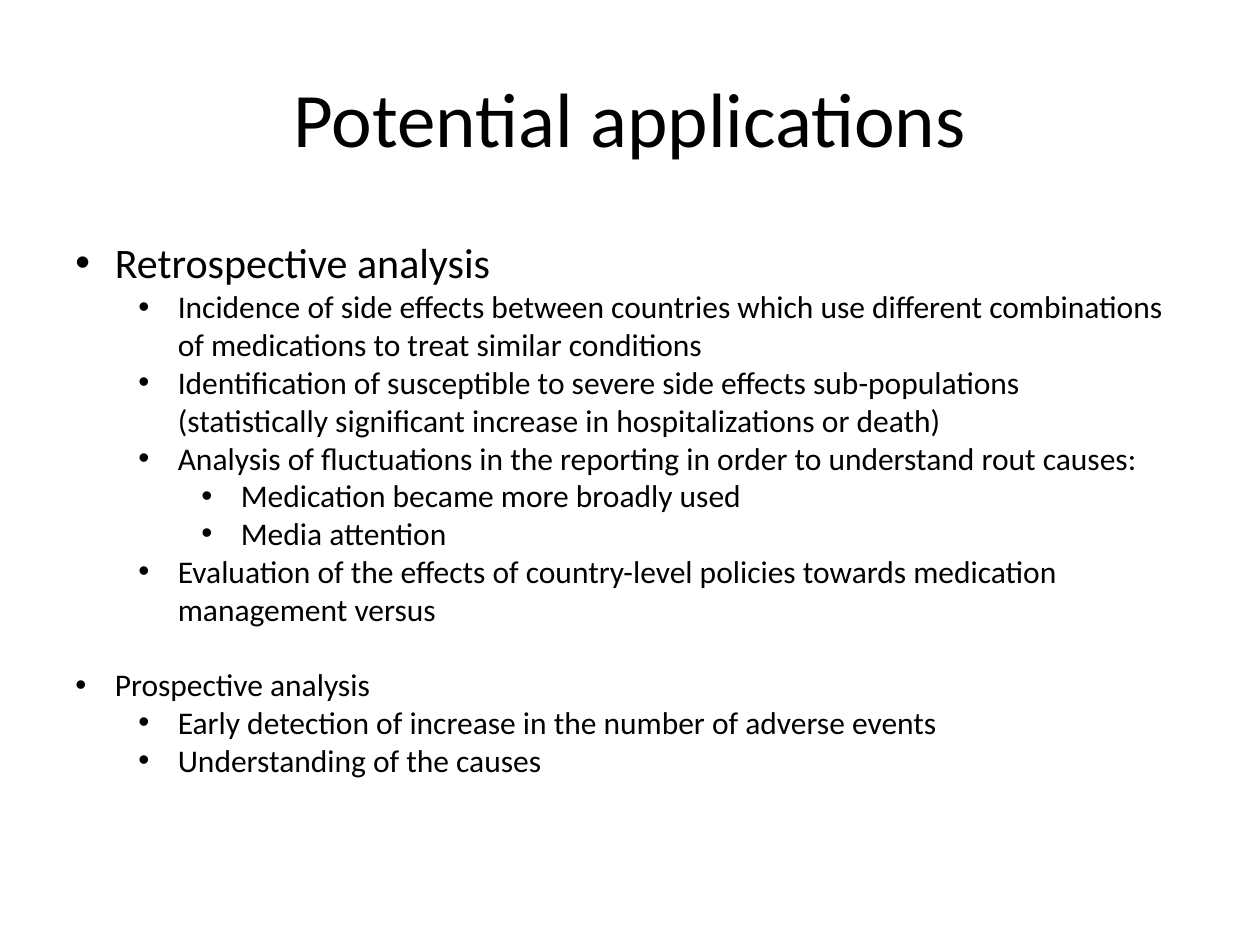
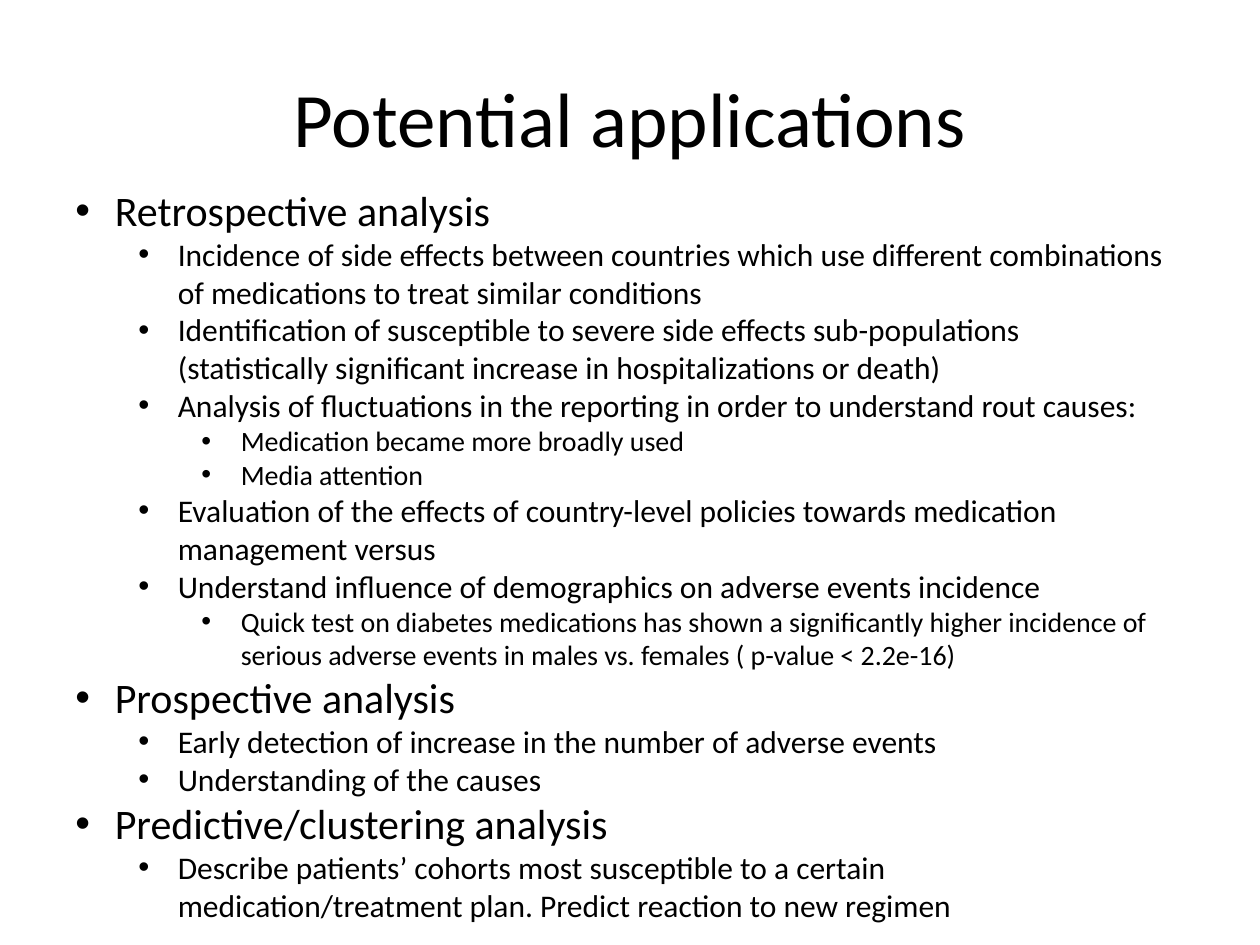
Before and after one commit to nmarkuzon/DrugAdverseEvents, a slide deck: slide 12 of ReportExploringData.pptx. Drawn at 1260x945 pixels with LibreOffice and Linux fonts; fonts in the diff are those of the drawing. Boxes give left, top, right and bottom in pixels: in the first picture for what was removed or moved away, otherwise in the second. Text is boxed around its words. In the diff, an @@ line names an element or a change of style, - is before the commit and + after.

```diff
--- a/ReportExploringData.pptx
+++ b/ReportExploringData.pptx
@@ text "Retrospective analysis": place and size @@
-text "Retrospective analysis" at box(115, 248, 1162, 778)
+text "Retrospective analysis" at box(115, 196, 1162, 923)
@@ text at box(115, 431, 684, 720): size 18 to 16 pt in "Medication became more broadly used", "Media attention"; size 18 to 24 pt in "Prospective analysis" @@
@@ text at box(178, 576, 1146, 670): paragraphs added @@
+  • Understand influence of demographics on adverse events incidence
+    • Quick test on diabetes medications has shown a significantly higher incidence of serious adverse events in males vs. females ( p-value < 2.2e-16)
@@ text at box(115, 809, 951, 923): paragraphs added @@
+• Predictive/clustering analysis
+  • Describe patients’ cohorts most susceptible to a certain medication/treatment plan. Predict reaction to new regimen
```
Also in this commit, not shown: 2 other slides changed.
